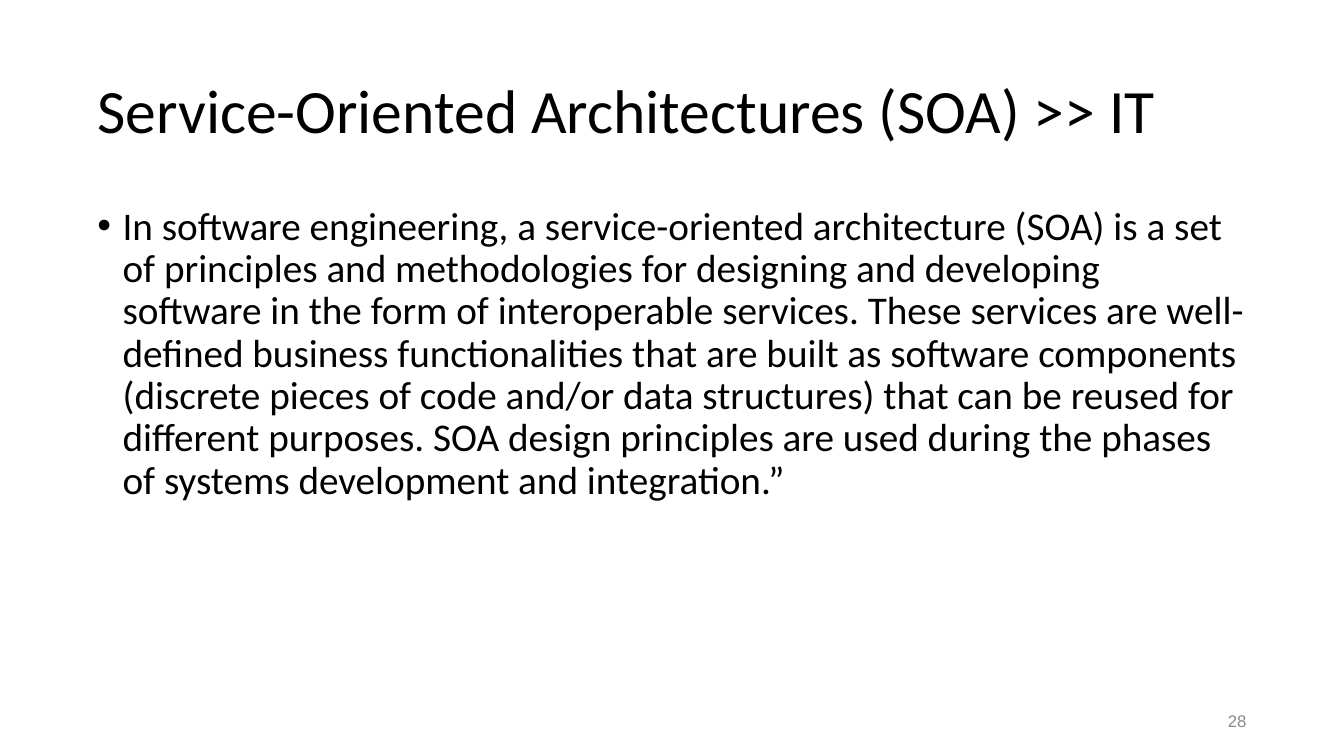
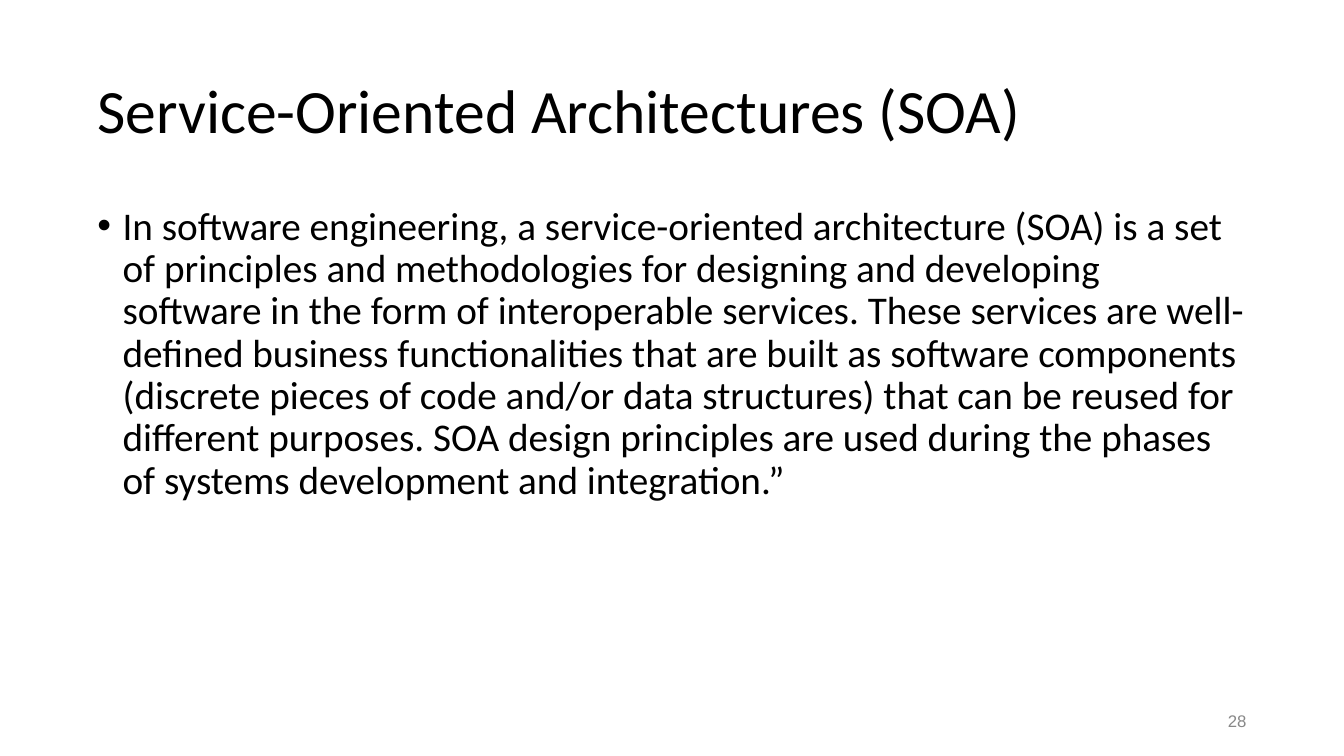
Before and after one commit to colinbellCA/presentation-cpbell-oucc2015_soe, a slide deck: slide 28 of OUCC2015-Service_Oriented_Enterprise.pptx. Drawn at 1344x756 pixels with LibreOffice and Linux fonts; fonts in the diff are those of the drawing. Boxes give left, top, right and bottom in pixels: in the first picture for what was removed or moved away, otherwise in the second. Text is boxed around its words. In the diff, an @@ line names an element or a change of style, - is before the commit and + after.

```diff
--- a/OUCC2015-Service_Oriented_Enterprise.pptx
+++ b/OUCC2015-Service_Oriented_Enterprise.pptx
@@ title at [97,88,1020,142]: text changed @@
-Service-Oriented Architectures (SOA) >> IT
+Service-Oriented Architectures (SOA)
```
Also in this commit, not shown: 4 other slides changed, 2 slides added, 1 slide removed, 3 other files.
